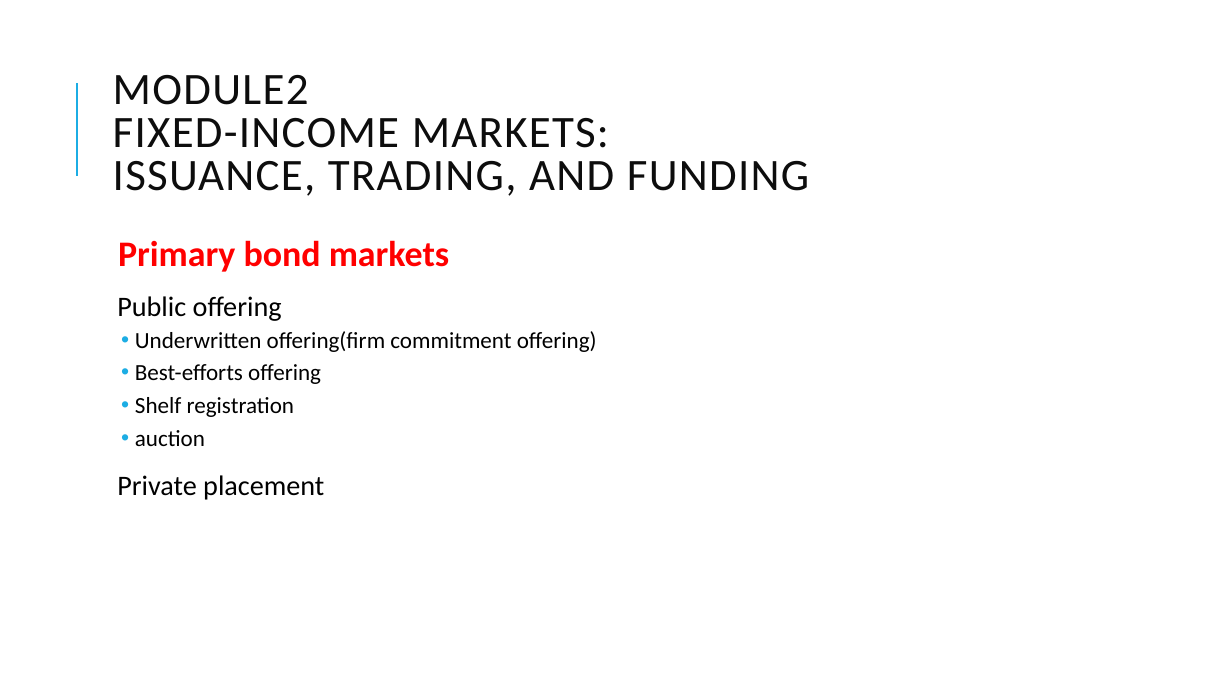
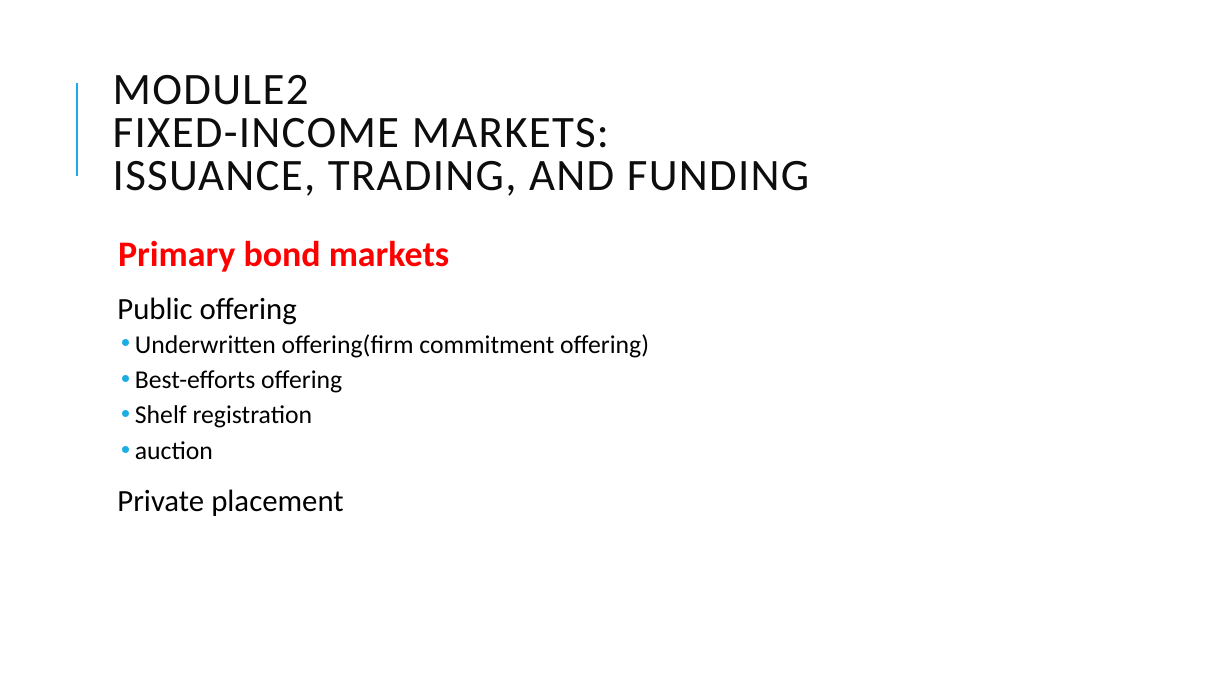
Before and after one commit to Isco0530/data, a slide deck: slide 63 of Fixed Income.pptx. Drawn at 1232x693 pixels with LibreOffice and Linux fonts; fonts in the diff are those of the drawing. Boxes give left, top, right and bottom in pixels: in the first picture for what was removed or moved away, otherwise in the second. Text is boxed around its words. In the diff, an @@ line names an element or a change of style, - is before the commit and + after.

```diff
--- a/Fixed Income.pptx
+++ b/Fixed Income.pptx
@@ text at [117,297,649,516]: size 22 to 24 pt in "Public offering", "Private placement"; size 18 to 20 pt in "Underwritten offering(firm commitment offering)", "Best-efforts offering", "Shelf registration", "auction" @@
```
Also in this commit, not shown: 2 other slides changed, 3 slides added.
